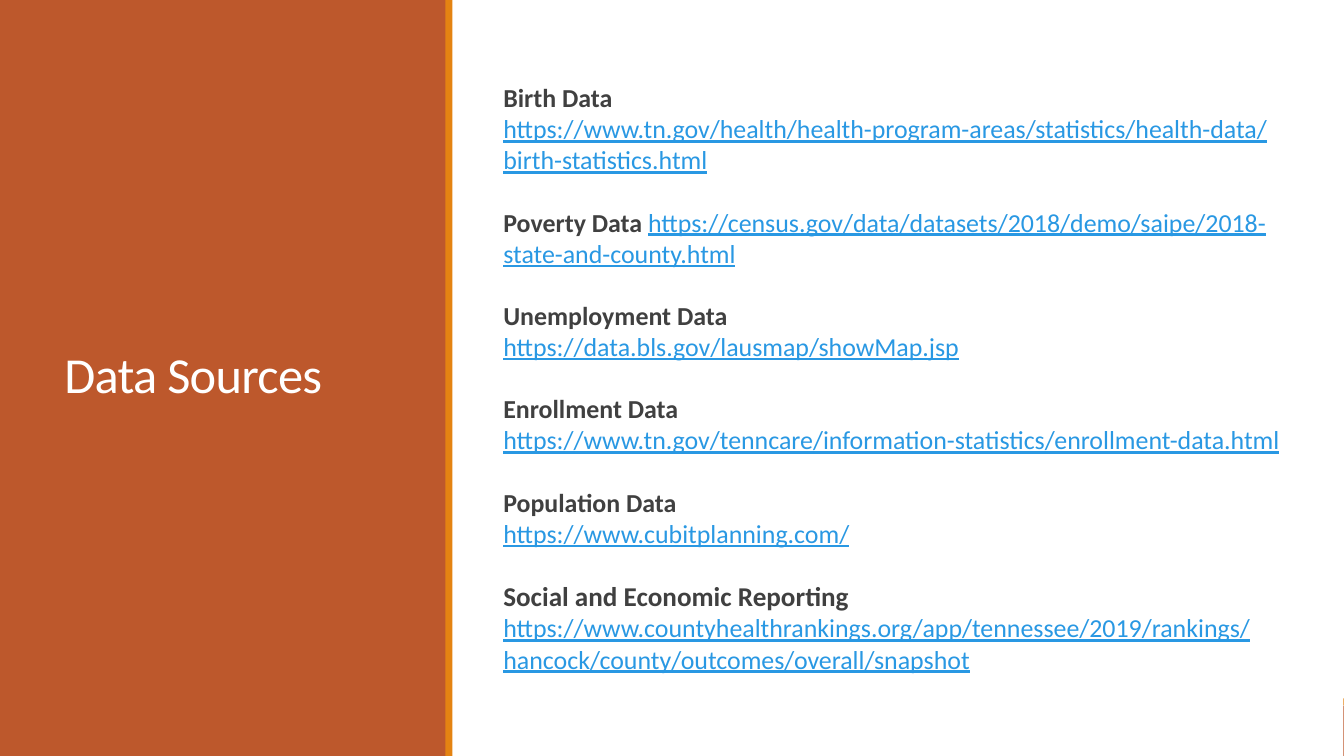
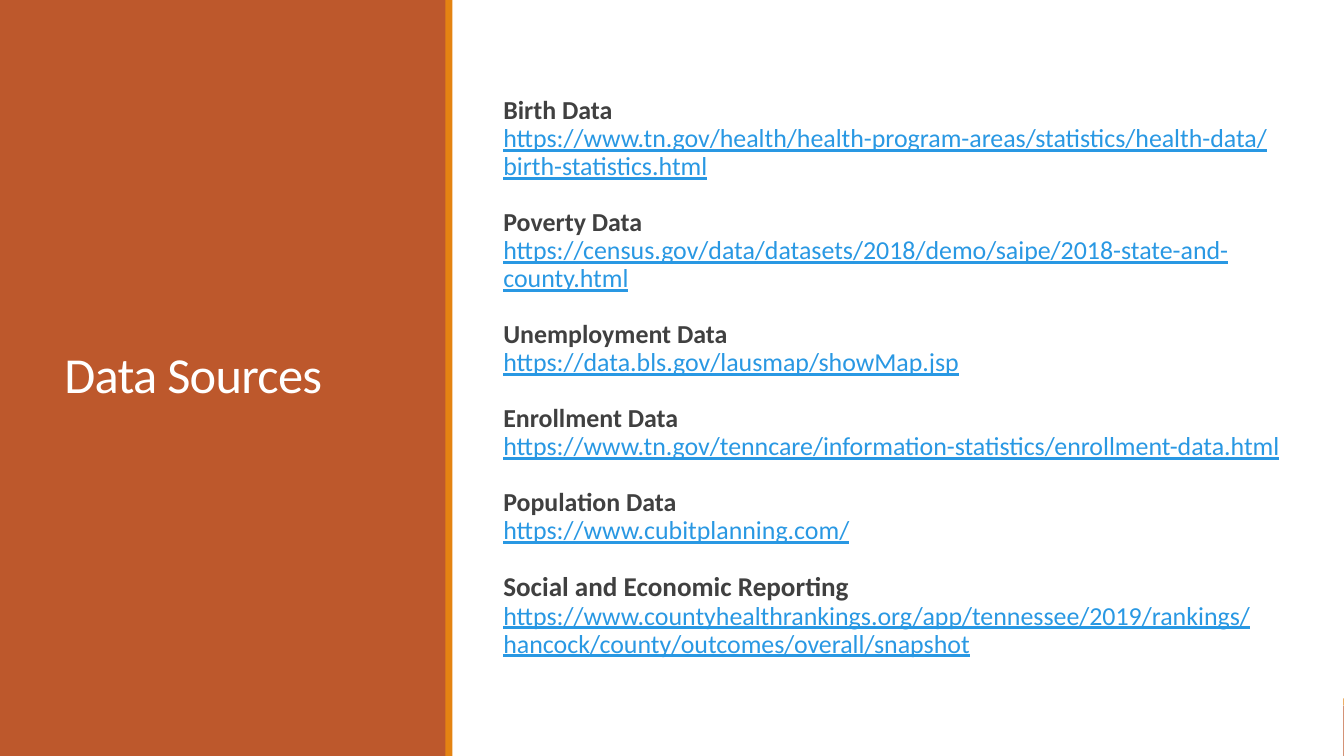
Before and after one commit to bryanclanton/TennCare-Enrollment-Analysis, a slide deck: slide 18 of Impacts to TennCare.pptx. Drawn at 1344x756 pixels with LibreOffice and Linux fonts; fonts in the diff are those of the drawing. Boxes give left, top, right and bottom in pixels: in the first picture for what was removed or moved away, otherwise in the second. Text is boxed around its words. In the diff, an @@ line names an element or a change of style, - is before the commit and + after.

```diff
--- a/Impacts to TennCare.pptx
+++ b/Impacts to TennCare.pptx
@@ text at (x1=503, y1=101, x2=1279, y2=657): line spacing 1 to 0.9 @@
@@ text at (x1=503, y1=214, x2=1228, y2=292): text changed @@
-  Poverty Data https://census.gov/data/datasets/2018/demo/saipe/2018-state-and-county.html
+  Poverty Data
+  https://census.gov/data/datasets/2018/demo/saipe/2018-state-and-county.html
```
Also in this commit, not shown: 4 other slides changed, 2 other files.
